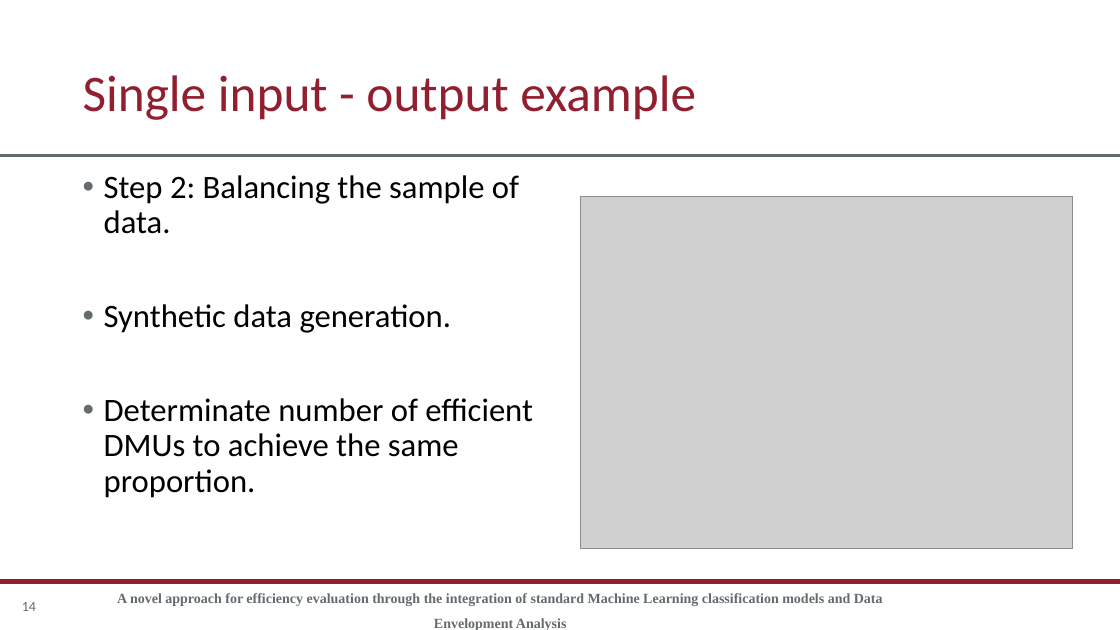
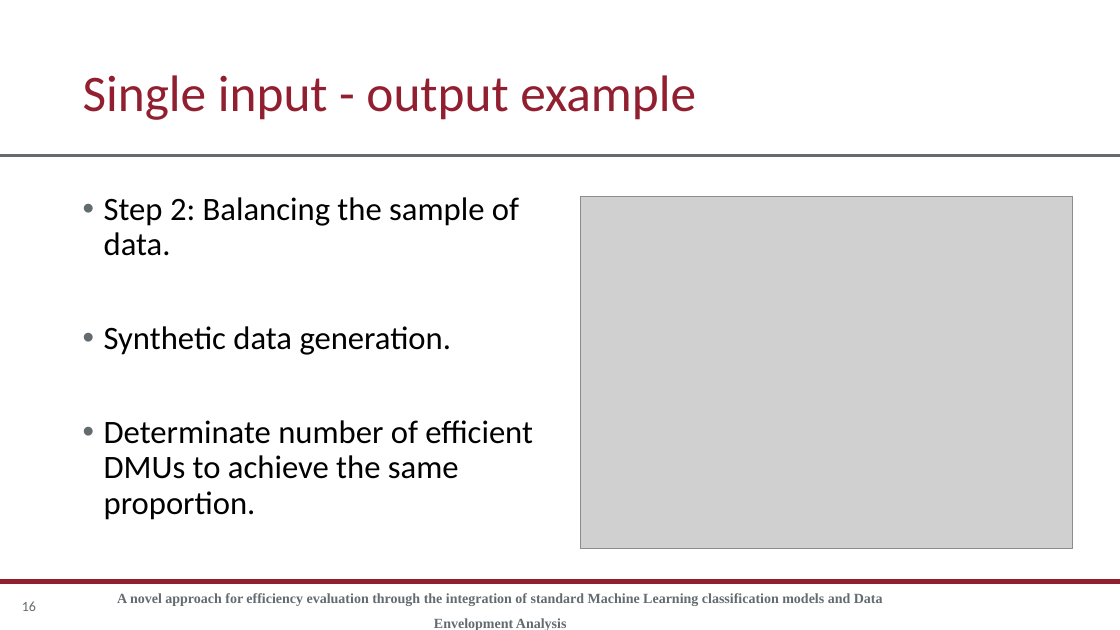
Before and after one commit to rgonzalezmoyano/Cafee, a slide deck: slide 16 of articulo 1 XAI/Presentación/Presentacion XAI cafee.pptx (slide 14 before the commit). Drawn at 1120x630 pixels with LibreOffice and Linux fonts; fonts in the diff are those of the drawing; grey boxes stand for pictures; background and template pictures are left out. Boxes give left, top, right and bottom in pixels: in the first picture for what was removed or moved away, otherwise in the second. Text is boxed around its words. In the diff, an @@ line names an element or a change of style, - is before the commit and + after.

```diff
--- a/articulo 1 XAI/Presentación/Presentacion XAI cafee.pptx
+++ b/articulo 1 XAI/Presentación/Presentacion XAI cafee.pptx
@@ text "Step 2: Balancing the sample ...": place and size @@
-text "Step 2: Balancing the sample ..." at box(104, 175, 533, 498)
+text "Step 2: Balancing the sample ..." at box(104, 197, 533, 520)
@@ page number at box(22, 601, 36, 611): text changed @@
-14
+16
```
Also in this commit, not shown: 6 other slides changed, 2 slides added, 3 other files.
